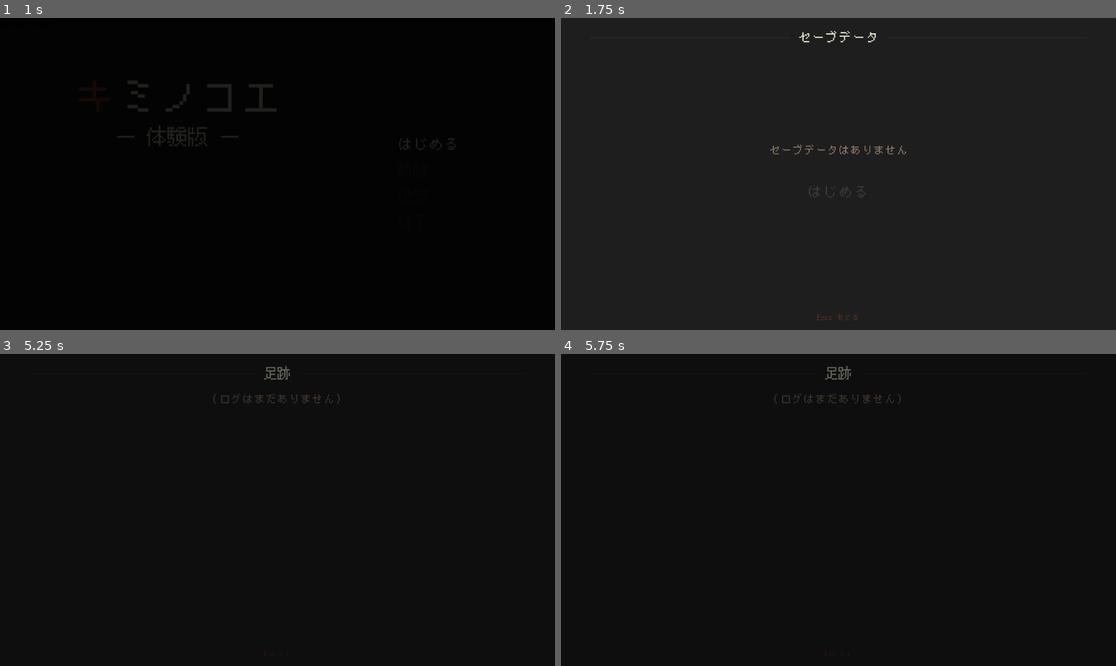
Above: before the commit, frames 1-4 (two rows, left to right).
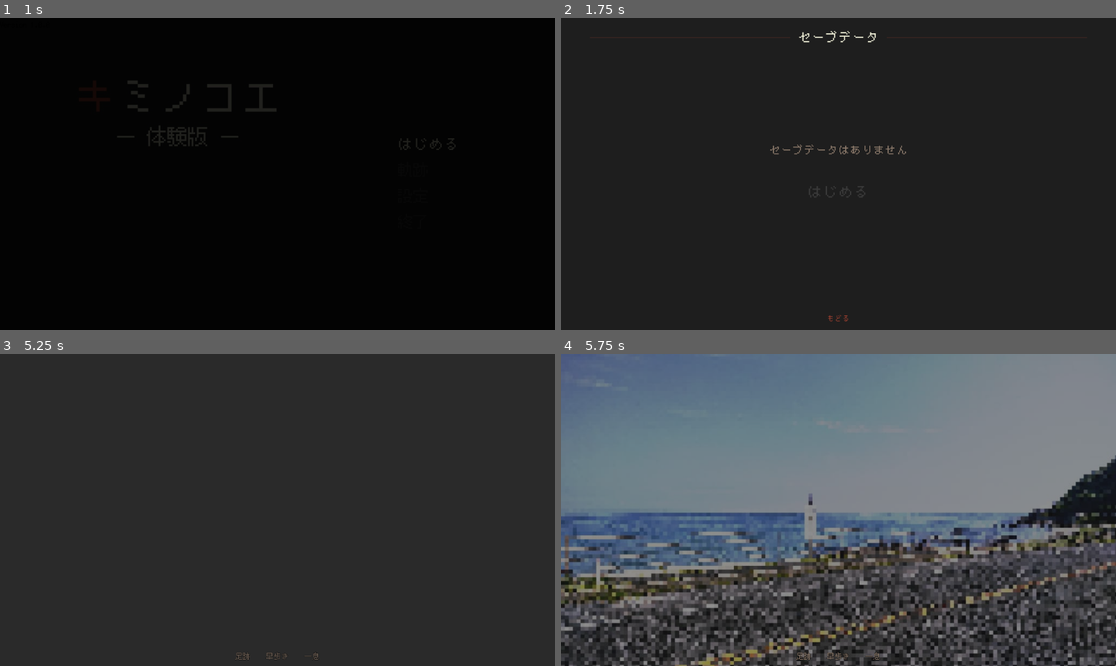
Above: after the commit, the same moments.

Repository: azukigame-s/kiminokoe
Game: Godot game, scene res://scenes/title_scene.tscn
Same seed, same stepped clock (60 frames per second), same inputs: the game is played once before the commit and once after it.
Inputs (mouse positions are in pixels of both pictures, inside the frame that each line leads up to):
- Up to frame 1 (1 s): click "はじめる" at 0.5 s
- Up to frame 2 (1.75 s): click (838, 317) at 1.25 s, where only the run after the commit has a clickable "もどる"
- Up to frame 3 (5.25 s): click "はじめる" at 2 s; click "ゲームを始める" at 2.75 s; tap Enter at 3.5 s; move the mouse to (399, 494) at 3.52 s; hold D 3.53-4.25 s; tap E at 3.6 s; click (399, 494) at 3.67 s; tap Space at 3.77 s; click "足跡" at 4.25 s; click (277, 653) at 5 s, where only the run after the commit has a clickable "もどる"
- Up to frame 4 (5.75 s): no input

Frame 1 is identical in both runs. In frame 2, less than 0.1% of the frame differs, in the area x 46-54%, y 94-98%; in frame 3, 100%, in the area x 0-100%, y 0-100%; in frame 4, 93%.

Commit message:
🚸 各種画面からマウス操作で戻る機能がなかったのを修正

Diff:
--- a/scripts/save_info_scene.gd
+++ b/scripts/save_info_scene.gd
@@ -83,16 +83,16 @@
 		_start_button.pressed.connect(_on_new_game_start)
 		center.add_child(_start_button)
 
-	# 閉じるヒント
-	var hint = Label.new()
-	hint.text = "Esc: もどる"
-	hint.horizontal_alignment = HORIZONTAL_ALIGNMENT_CENTER
-	hint.add_theme_font_size_override("font_size", UIConstants.FONT_SIZE_CAPTION)
-	hint.add_theme_color_override("font_color", Color(UIConstants.COLOR_ACCENT, 0.5))
-	hint.set_anchors_preset(Control.PRESET_BOTTOM_WIDE)
-	hint.offset_top = -35
-	hint.offset_bottom = -12
-	add_child(hint)
+	# もどるボタン
+	var back_button = Button.new()
+	back_button.text = "もどる"
+	back_button.alignment = HORIZONTAL_ALIGNMENT_CENTER
+	UIStyleHelper.style_back_button(back_button)
+	back_button.set_anchors_preset(Control.PRESET_BOTTOM_WIDE)
+	back_button.offset_top = -35
+	back_button.offset_bottom = -12
+	back_button.pressed.connect(func(): SceneManager.goto_title())
+	add_child(back_button)
 
 ## セーブデータ情報を表示
 func _build_save_info(parent: VBoxContainer):
--- a/scripts/settings_scene.gd
+++ b/scripts/settings_scene.gd
@@ -85,16 +85,16 @@
 	# ボタンエリア（スクロール外、画面下部に固定）
 	_build_button_area()
 
-	# 閉じるヒント
-	var hint = Label.new()
-	hint.text = "Esc"
-	hint.horizontal_alignment = HORIZONTAL_ALIGNMENT_CENTER
-	hint.add_theme_font_size_override("font_size", UIConstants.FONT_SIZE_CAPTION)
-	hint.add_theme_color_override("font_color", Color(UIConstants.COLOR_ACCENT, 0.5))
-	hint.set_anchors_preset(Control.PRESET_BOTTOM_WIDE)
-	hint.offset_top = -35
-	hint.offset_bottom = -12
-	add_child(hint)
+	# もどるボタン
+	var back_button = Button.new()
+	back_button.text = "もどる"
+	back_button.alignment = HORIZONTAL_ALIGNMENT_CENTER
+	UIStyleHelper.style_back_button(back_button)
+	back_button.set_anchors_preset(Control.PRESET_BOTTOM_WIDE)
+	back_button.offset_top = -35
+	back_button.offset_bottom = -12
+	back_button.pressed.connect(func(): SceneManager.goto_title())
+	add_child(back_button)
 
 ## タイトルエリア（装飾線 ── 設定 ── の形）
 func _build_title_area():
--- a/scripts/ui/backlog_display.gd
+++ b/scripts/ui/backlog_display.gd
@@ -55,16 +55,16 @@
 	_text_container.add_theme_constant_override("separation", 4)
 	_scroll_container.add_child(_text_container)
 
-	# ── 閉じるヒント ──
-	var hint = Label.new()
-	hint.text = "Esc / L"
-	hint.horizontal_alignment = HORIZONTAL_ALIGNMENT_CENTER
-	hint.add_theme_font_size_override("font_size", UIConstants.FONT_SIZE_CAPTION)
-	hint.add_theme_color_override("font_color", Color(UIConstants.COLOR_ACCENT, 0.5))
-	hint.set_anchors_preset(Control.PRESET_BOTTOM_WIDE)
-	hint.offset_top = -35
-	hint.offset_bottom = -12
-	add_child(hint)
+	# もどるボタン
+	var back_button = Button.new()
+	back_button.text = "もどる"
+	back_button.alignment = HORIZONTAL_ALIGNMENT_CENTER
+	UIStyleHelper.style_back_button(back_button)
+	back_button.set_anchors_preset(Control.PRESET_BOTTOM_WIDE)
+	back_button.offset_top = -35
+	back_button.offset_bottom = -12
+	back_button.pressed.connect(close)
+	add_child(back_button)
 
 ## タイトルエリア（装飾線 ── バックログ ── の形）
 func _build_title_area():
--- a/scripts/ui/pause_menu.gd
+++ b/scripts/ui/pause_menu.gd
@@ -14,7 +14,6 @@
 # UI要素
 var _background: ColorRect
 var _menu_container: VBoxContainer
-var resume_button: Button
 var backlog_button: Button
 var settings_button: Button
 var title_button: Button
@@ -58,10 +57,6 @@
 	add_child(_menu_container)
 
 	# ボタン生成
-	resume_button = _create_menu_button("ゲームに戻る")
-	resume_button.pressed.connect(_on_resume)
-	_menu_container.add_child(resume_button)
-
 	backlog_button = _create_menu_button("足跡")
 	backlog_button.pressed.connect(_on_backlog)
 	_menu_container.add_child(backlog_button)
@@ -76,20 +71,20 @@
 	# 区切り線
 	_menu_container.add_child(_create_separator())
 
-	title_button = _create_menu_button("タイトルへ戻る")
+	title_button = _create_menu_button("タイトルへもどる")
 	title_button.pressed.connect(_on_title)
 	_menu_container.add_child(title_button)
 
-	# ── 閉じるヒント ──
-	var hint = Label.new()
-	hint.text = "Esc"
-	hint.horizontal_alignment = HORIZONTAL_ALIGNMENT_CENTER
-	hint.add_theme_font_size_override("font_size", UIConstants.FONT_SIZE_CAPTION)
-	hint.add_theme_color_override("font_color", Color(UIConstants.COLOR_ACCENT, 0.5))
-	hint.set_anchors_preset(Control.PRESET_BOTTOM_WIDE)
-	hint.offset_top = -35
-	hint.offset_bottom = -12
-	add_child(hint)
+	# もどるボタン
+	var back_button = Button.new()
+	back_button.text = "もどる"
+	back_button.alignment = HORIZONTAL_ALIGNMENT_CENTER
+	UIStyleHelper.style_back_button(back_button)
+	back_button.set_anchors_preset(Control.PRESET_BOTTOM_WIDE)
+	back_button.offset_top = -35
+	back_button.offset_bottom = -12
+	back_button.pressed.connect(_on_resume)
+	add_child(back_button)
 
 ## タイトルエリア（装飾線 ── 一息 ── の形）
 func _build_title_area():
@@ -195,7 +190,7 @@
 	is_open = true
 	visible = true
 	get_tree().paused = true
-	resume_button.grab_focus()
+	backlog_button.grab_focus()
 	print("[PauseMenu] Opened")
 
 func close():
--- a/scripts/ui/trophy_screen.gd
+++ b/scripts/ui/trophy_screen.gd
@@ -73,16 +73,16 @@
 	progress.offset_bottom = -48
 	add_child(progress)
 
-	# 閉じるヒント
-	var hint = Label.new()
-	hint.text = "Esc"
-	hint.horizontal_alignment = HORIZONTAL_ALIGNMENT_CENTER
-	hint.add_theme_font_size_override("font_size", UIConstants.FONT_SIZE_CAPTION)
-	hint.add_theme_color_override("font_color", Color(UIConstants.COLOR_ACCENT, 0.5))
-	hint.set_anchors_preset(Control.PRESET_BOTTOM_WIDE)
-	hint.offset_top = -35
-	hint.offset_bottom = -12
-	add_child(hint)
+	# もどるボタン
+	var back_button = Button.new()
+	back_button.text = "もどる"
+	back_button.alignment = HORIZONTAL_ALIGNMENT_CENTER
+	UIStyleHelper.style_back_button(back_button)
+	back_button.set_anchors_preset(Control.PRESET_BOTTOM_WIDE)
+	back_button.offset_top = -35
+	back_button.offset_bottom = -12
+	back_button.pressed.connect(func(): SceneManager.goto_title())
+	add_child(back_button)
 
 ## タイトルエリア（装飾線 ── 軌跡 ── の形）
 func _build_title_area():
--- a/scripts/ui/ui_style_helper.gd
+++ b/scripts/ui/ui_style_helper.gd
@@ -96,6 +96,24 @@
 	button.add_theme_stylebox_override("pressed", transparent)
 	button.add_theme_stylebox_override("focus", transparent)
 
+## 「もどる」ボタン（画面下部に配置、控えめなテキストボタン）
+static func style_back_button(button: Button) -> void:
+	if not button:
+		return
+
+	button.add_theme_font_size_override("font_size", UIConstants.FONT_SIZE_CAPTION)
+	button.add_theme_color_override("font_color", Color(UIConstants.COLOR_ACCENT, 0.5))
+	button.add_theme_color_override("font_hover_color", UIConstants.COLOR_ACCENT)
+	button.add_theme_color_override("font_pressed_color", UIConstants.COLOR_ACCENT)
+	button.add_theme_color_override("font_focus_color", Color(UIConstants.COLOR_ACCENT, 0.5))
+	button.mouse_default_cursor_shape = Control.CURSOR_POINTING_HAND
+
+	var transparent = StyleBoxEmpty.new()
+	button.add_theme_stylebox_override("normal", transparent)
+	button.add_theme_stylebox_override("hover", transparent)
+	button.add_theme_stylebox_override("pressed", transparent)
+	button.add_theme_stylebox_override("focus", transparent)
+
 ## タイトル用ボタン（透明背景、ダーク文字、ホバーで白）
 static func style_title_button(button: Button) -> void:
 	if not button:
Not shown, changed: documents/test_cases.md
